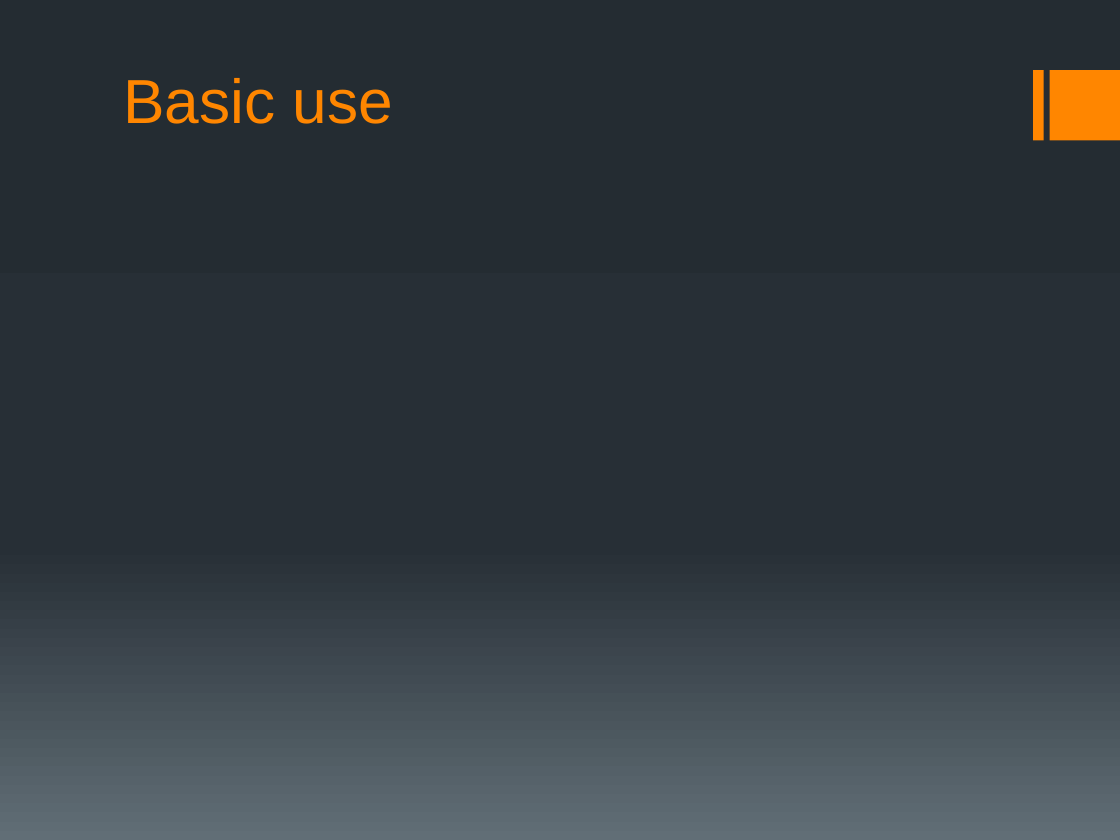
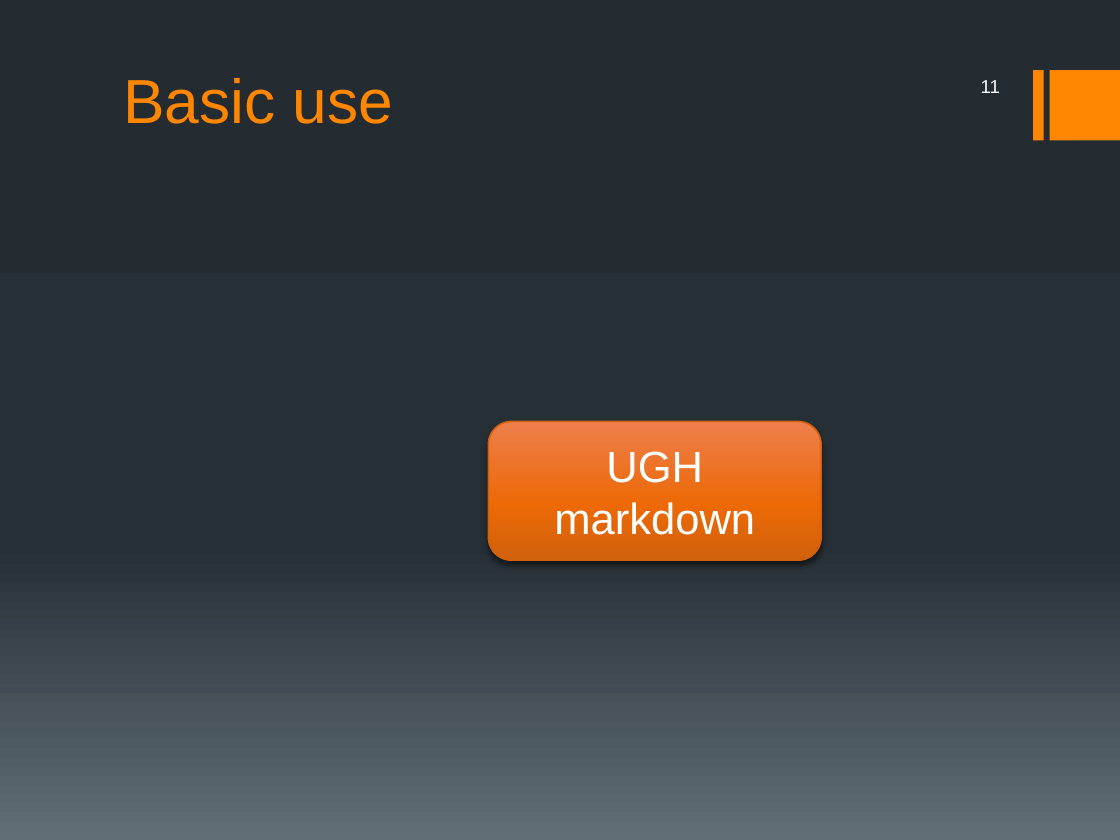
Before and after one commit to elliewix/data-profile-tool, a slide deck: slide 11 of wickes data cleaning final presentation.pptx (slide 9 before the commit). Drawn at 1120x840 pixels with LibreOffice and Linux fonts; fonts in the diff are those of the drawing; background and template pictures are left out. Boxes give left, top, right and bottom in pixels: in the first picture for what was removed or moved away, otherwise in the second. Text is boxed around its words. In the diff, an @@ line names an element or a change of style, - is before the commit and + after.

```diff
--- a/wickes data cleaning final presentation.pptx
+++ b/wickes data cleaning final presentation.pptx
@@ page number added at (981, 80, 1000, 93), 12 pt, text #FFFFFF @@
+11
@@ rounded rectangle added at (488, 421, 821, 560), fill gradient #EE7F4C to #EE6A07 to #D2610C, outline #D2610C 1 pt, 28 pt, text #FFFFFF @@
+UGH markdown
```
Also in this commit, not shown: 9 other slides changed, 2 slides added, 3 other files.
